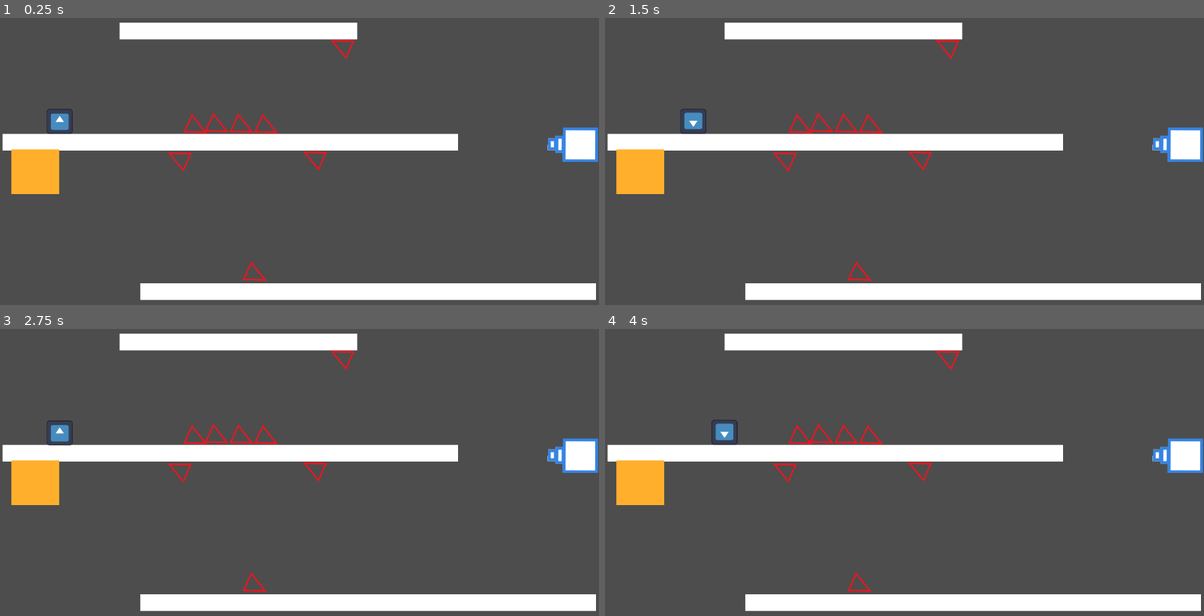
Above: before the commit, frames 1-4 (two rows, left to right).
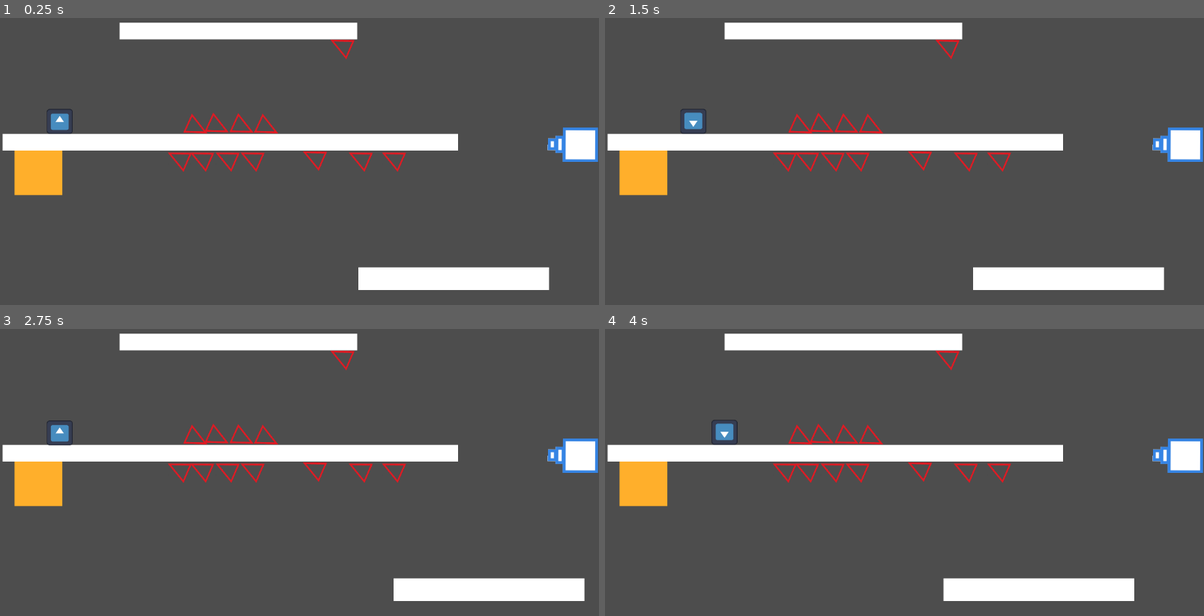
Above: after the commit, the same moments.

Repository: p1xlb/gravity_flip
Game: Godot game, scene res://level_3.tscn
Two runs of this game, one before a commit and one after it. Both use one fixed random seed, a clock stepped at 60 frames per second and the inputs below. This scene is started directly instead of the project's main scene. The engine's default icon, where the game draws it, is replaced by a stand-in: a white triangle on a blue panel in a dark square.
Inputs:
- Up to frame 1 (0.25 s): no input
- Up to frame 2 (1.5 s): hold D (move_right) from 0.53 s (still down); tap F (flip_gravity) at 0.6, 1.35 s; tap W (jump) at 0.77 s
- Up to frame 3 (2.75 s): tap W (jump) at 1.52 s; release D (move_right) at 2.03 s; hold A (move_left) from 2.03 s (still down); tap F (flip_gravity) at 2.1 s
- Up to frame 4 (4 s): release A (move_left) at 2.78 s; hold D (move_right) from 2.78 s (still down); tap F (flip_gravity) at 2.85, 3.6 s; tap W (jump) at 3.02, 3.77 s

The runs differ from the first frame. In frame 1, 6.4% of the frame differs, in the area x 1-100%, y 45-99%; in frame 2, 6.4%; in frame 3, 6.4%; in frame 4, 6.4%.

Commit message:
hawk 2ah

Diff:
--- a/laser_gun.gd
+++ b/laser_gun.gd
@@ -1,4 +1,6 @@
 extends StaticBody2D
+
+@export var laserDirection : String = ""
 
 var laser_scene = preload("res://laser.tscn")
 var shoot_timer = 0.0
@@ -17,4 +19,17 @@
 	var laser = laser_scene.instantiate()
 	get_parent().add_child(laser)
 	laser.global_position = $LaserSpawnPoint.global_position
-	laser.direction = Vector2.LEFT  # Adjust this based on gun rotation
+	if laserDirection == "LEFT":  # Adjust this based on gun rotation
+		laser.direction = Vector2.LEFT
+
+	elif laserDirection == "RIGHT":
+		laser.direction = Vector2.RIGHT
+
+	elif laserDirection == "UP":
+		laser.direction = Vector2.UP
+
+	elif laserDirection == "DOWN":
+		laser.direction = Vector2.DOWN
+
+	else:
+		print("Invalid laser direction specified.")
--- a/level_3.tscn
+++ b/level_3.tscn
@@ -6,12 +6,16 @@
 [ext_resource type="Script" uid="uid://deultc7e6knoa" path="res://laser_gun.gd" id="4_liaj6"]
 [ext_resource type="Texture2D" uid="uid://brisueveyfs4h" path="res://asset/laser_gun.png" id="5_b60u5"]
 [ext_resource type="PackedScene" uid="uid://c4e8aejjo5fbw" path="res://borders.tscn" id="6_kmy7e"]
+[ext_resource type="Script" uid="uid://fori1ci6cnpo" path="res://moving_platform.gd" id="7_fmu3g"]
 
 [sub_resource type="RectangleShape2D" id="RectangleShape2D_0s5r2"]
 size = Vector2(456.25, 33)
 
 [sub_resource type="RectangleShape2D" id="RectangleShape2D_ihfcg"]
 size = Vector2(878.5, 32)
+
+[sub_resource type="RectangleShape2D" id="RectangleShape2D_7ds5r"]
+size = Vector2(366, 44)
 
 [node name="Level1" type="Node2D"]
 
@@ -42,24 +46,31 @@
 offset_bottom = 36.0
 metadata/_edit_use_anchors_ = true
 
-[node name="Platforms3" type="StaticBody2D" parent="."]
-position = Vector2(162, 536)
-
-[node name="CollisionShape2D" type="CollisionShape2D" parent="Platforms3"]
-position = Vector2(546, 20)
-shape = SubResource("RectangleShape2D_ihfcg")
-
-[node name="ColorRect" type="ColorRect" parent="Platforms3"]
-offset_left = 108.0
-offset_top = 4.0
-offset_right = 984.0
-offset_bottom = 36.0
-
 [node name="Goal" parent="." instance=ExtResource("1_6p2dc")]
-position = Vector2(2, 0)
+position = Vector2(8, 2)
 
 [node name="Spikes" parent="." instance=ExtResource("2_fmu3g")]
 position = Vector2(374, 328)
+rotation = -3.1586
+
+[node name="Spikes9" parent="." instance=ExtResource("2_fmu3g")]
+position = Vector2(417, 328)
+rotation = -3.1586
+
+[node name="Spikes10" parent="." instance=ExtResource("2_fmu3g")]
+position = Vector2(466, 328)
+rotation = -3.1586
+
+[node name="Spikes11" parent="." instance=ExtResource("2_fmu3g")]
+position = Vector2(514, 328)
+rotation = -3.1586
+
+[node name="Spikes12" parent="." instance=ExtResource("2_fmu3g")]
+position = Vector2(722, 328)
+rotation = -3.1586
+
+[node name="Spikes13" parent="." instance=ExtResource("2_fmu3g")]
+position = Vector2(786, 328)
 rotation = -3.1586
 
 [node name="Spikes2" parent="." instance=ExtResource("2_fmu3g")]
@@ -69,9 +80,6 @@
 [node name="Spikes4" parent="." instance=ExtResource("2_fmu3g")]
 position = Vector2(687, 111)
 rotation = -3.1586
-
-[node name="Spikes3" parent="." instance=ExtResource("2_fmu3g")]
-position = Vector2(462, 494)
 
 [node name="Spikes5" parent="." instance=ExtResource("2_fmu3g")]
 position = Vector2(389, 208)
@@ -102,3 +110,18 @@
 position = Vector2(1052, 270)
 
 [node name="Borders" parent="." instance=ExtResource("6_kmy7e")]
+
+[node name="MovingPlatform" type="AnimatableBody2D" parent="."]
+script = ExtResource("7_fmu3g")
+end_position = Vector2(-750, 0)
+travel_time = 5.0
+
+[node name="CollisionShape2D" type="CollisionShape2D" parent="MovingPlatform"]
+position = Vector2(940, 531)
+shape = SubResource("RectangleShape2D_7ds5r")
+
+[node name="ColorRect" type="ColorRect" parent="MovingPlatform"]
+offset_left = 757.0
+offset_top = 509.0
+offset_right = 1124.0
+offset_bottom = 553.0
--- /dev/null
+++ b/level_4.tscn
@@ -0,0 +1,67 @@
+[gd_scene load_steps=9 format=3 uid="uid://bs7t088wc42pc"]
+
+[ext_resource type="PackedScene" uid="uid://bk3aok2h6le51" path="res://goal.tscn" id="1_aqy51"]
+[ext_resource type="PackedScene" uid="uid://cfxwmybity40c" path="res://Player.tscn" id="3_66w8i"]
+[ext_resource type="Script" uid="uid://deultc7e6knoa" path="res://laser_gun.gd" id="4_80qnk"]
+[ext_resource type="Texture2D" uid="uid://brisueveyfs4h" path="res://asset/laser_gun.png" id="5_cicwn"]
+[ext_resource type="PackedScene" uid="uid://c4e8aejjo5fbw" path="res://borders.tscn" id="6_lj1an"]
+[ext_resource type="Script" uid="uid://fori1ci6cnpo" path="res://moving_platform.gd" id="7_rrs1j"]
+
+[sub_resource type="RectangleShape2D" id="RectangleShape2D_0s5r2"]
+size = Vector2(456.25, 33)
+
+[sub_resource type="RectangleShape2D" id="RectangleShape2D_7ds5r"]
+size = Vector2(216, 44)
+
+[node name="Level1" type="Node2D"]
+
+[node name="Platforms" type="StaticBody2D" parent="."]
+position = Vector2(202, 37)
+
+[node name="CollisionShape2D" type="CollisionShape2D" parent="Platforms"]
+position = Vector2(295, 44)
+shape = SubResource("RectangleShape2D_0s5r2")
+
+[node name="ColorRect" type="ColorRect" parent="Platforms"]
+offset_left = 68.0
+offset_top = 28.0
+offset_right = 525.0
+offset_bottom = 60.0
+
+[node name="Goal" parent="." instance=ExtResource("1_aqy51")]
+position = Vector2(973, 99)
+
+[node name="Player" parent="." instance=ExtResource("3_66w8i")]
+position = Vector2(206, 389)
+
+[node name="LaserGun" type="StaticBody2D" parent="."]
+position = Vector2(296, 258)
+rotation = -1.57052
+script = ExtResource("4_80qnk")
+
+[node name="Sprite2D" type="Sprite2D" parent="LaserGun"]
+position = Vector2(67.0162, 58.9816)
+rotation = -3.1367
+scale = Vector2(0.5, 0.5)
+texture = ExtResource("5_cicwn")
+
+[node name="LaserSpawnPoint" type="Marker2D" parent="LaserGun"]
+position = Vector2(-61.1603, -0.989117)
+
+[node name="Borders" parent="." instance=ExtResource("6_lj1an")]
+
+[node name="MovingPlatform" type="AnimatableBody2D" parent="."]
+position = Vector2(-723, -75)
+script = ExtResource("7_rrs1j")
+end_position = Vector2(150, 0)
+travel_time = 5.0
+
+[node name="CollisionShape2D" type="CollisionShape2D" parent="MovingPlatform"]
+position = Vector2(1004, 542)
+shape = SubResource("RectangleShape2D_7ds5r")
+
+[node name="ColorRect" type="ColorRect" parent="MovingPlatform/CollisionShape2D"]
+offset_left = -108.0
+offset_top = -22.0
+offset_right = 108.0
+offset_bottom = 21.0
--- /dev/null
+++ b/moving_platform.gd
@@ -0,0 +1,45 @@
+extends AnimatableBody2D
+
+@export var start_position: Vector2 = Vector2.ZERO
+@export var end_position: Vector2 = Vector2(0, 100)  # Move 100 pixels down by default
+@export var travel_time: float = 3.0  # Time to move from start to end
+@export var wait_time: float = 1.0  # Time to wait at each end
+
+var elapsed_time: float = 0
+var moving_to_end: bool = true
+var waiting: bool = false
+var wait_timer: float = 0
+
+func _ready():
+	# Set the initial position
+	start_position = global_position
+	end_position = start_position + end_position  # Make end_position relative to start
+
+func _physics_process(delta):
+	if waiting:
+		# Handle waiting at endpoints
+		wait_timer += delta
+		if wait_timer >= wait_time:
+			waiting = false
+			wait_timer = 0
+			moving_to_end = !moving_to_end
+	else:
+		# Handle movement
+		elapsed_time += delta
+		var progress = elapsed_time / travel_time
+
+		if progress >= 1.0:
+			# Reached destination
+			global_position = end_position if moving_to_end else start_position
+			elapsed_time = 0
+			waiting = true
+		else:
+			# Interpolate position
+			var from_pos = start_position if moving_to_end else end_position
+			var to_pos = end_position if moving_to_end else start_position
+
+			# Use smoothing for more natural movement (optional)
+			# Replace with progress for linear movement
+			var smooth_progress = ease(progress, 0.5)
+
+			global_position = from_pos.lerp(to_pos, smooth_progress)
Not shown: 1 places in level_3.tscn that only renumber resources
Not shown, added: moving_platform.gd.uid
